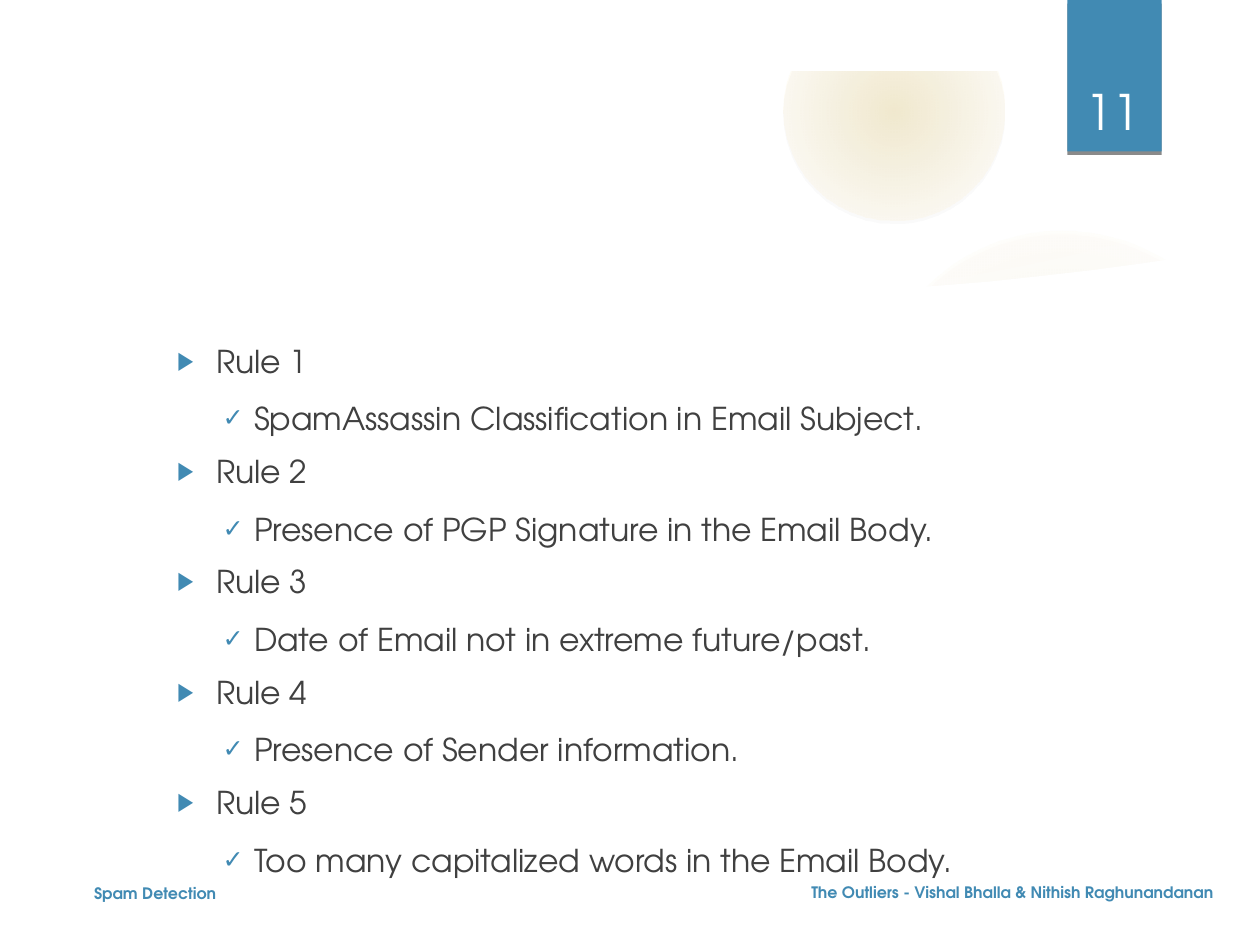
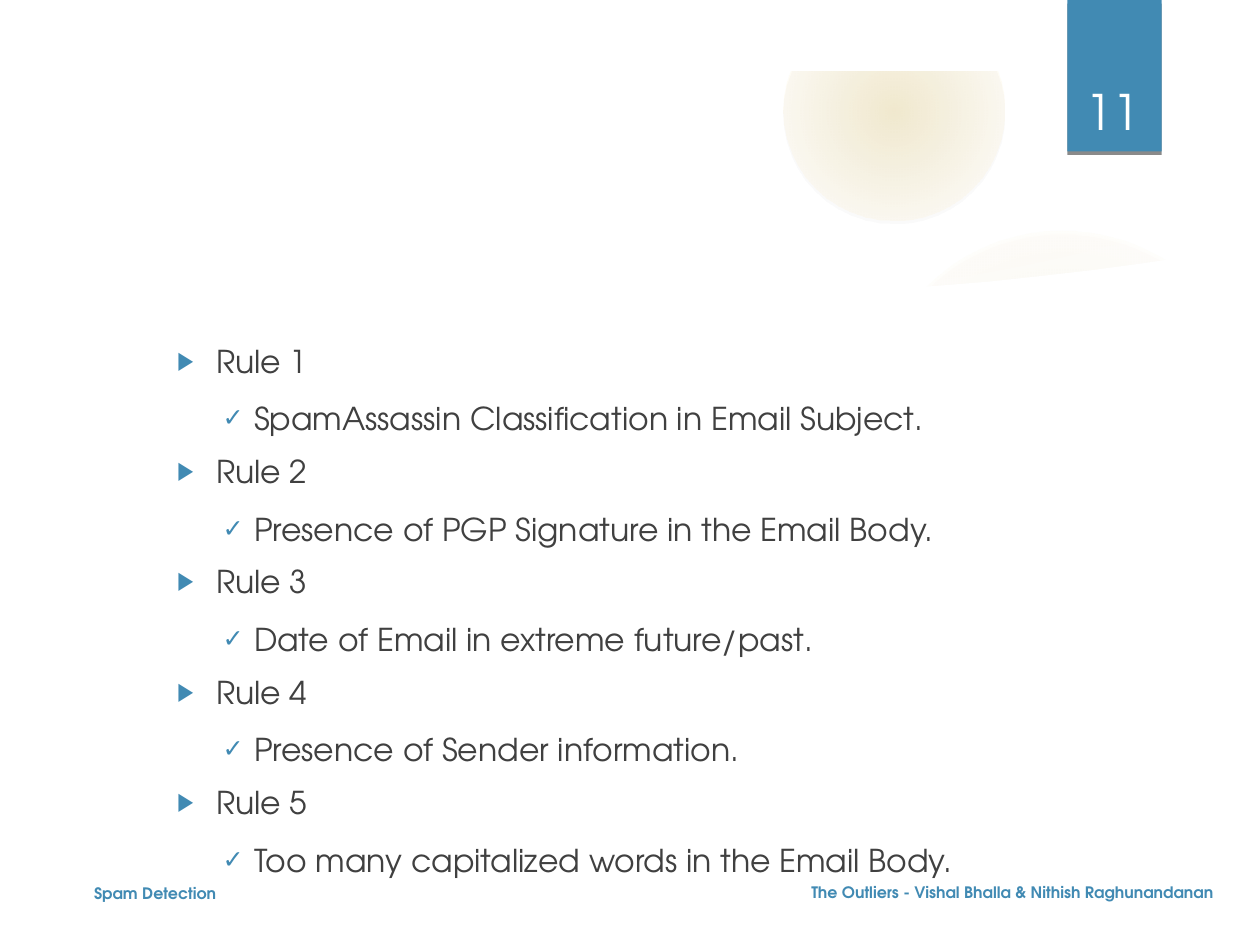
Before and after one commit to nehgu/Anomaly-Detection, a slide deck: slide 11 of Challenges/Spam Filtering Challenge 4/Ppt - Spam Detection Challenge-4.odp. Drawn at 1260x945 pixels with LibreOffice and Linux fonts; fonts in the diff are those of the drawing; background and template pictures are left out. Boxes give left, top, right and bottom in pixels: in the first picture for what was removed or moved away, otherwise in the second. Text is boxed around its words. In the diff, an @@ line names an element or a change of style, - is before the commit and + after.

```diff
--- a/Challenges/Spam Filtering Challenge 4/Ppt - Spam Detection Challenge-4.odp
+++ b/Challenges/Spam Filtering Challenge 4/Ppt - Spam Detection Challenge-4.odp
@@ text at (254, 627, 813, 657): text changed @@
-    ✓ Date of Email not in extreme future/past.
+    ✓ Date of Email in extreme future/past.
```
Also in this commit, not shown: 11 other slides changed, 1 slide added.
